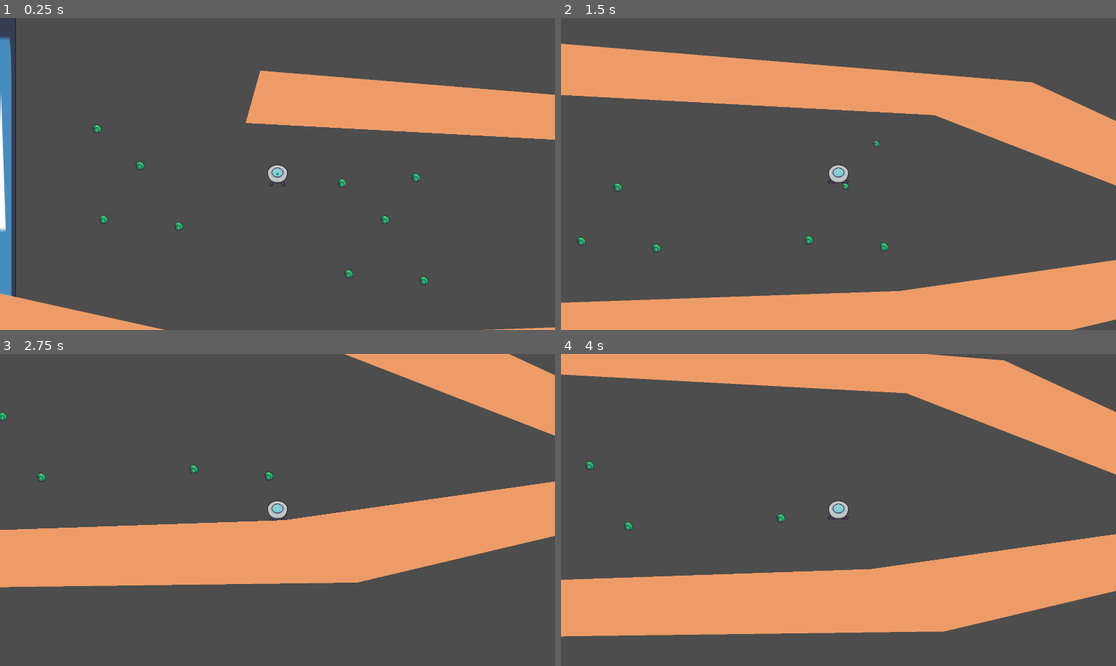
Above: before the commit, frames 1-4 (two rows, left to right).
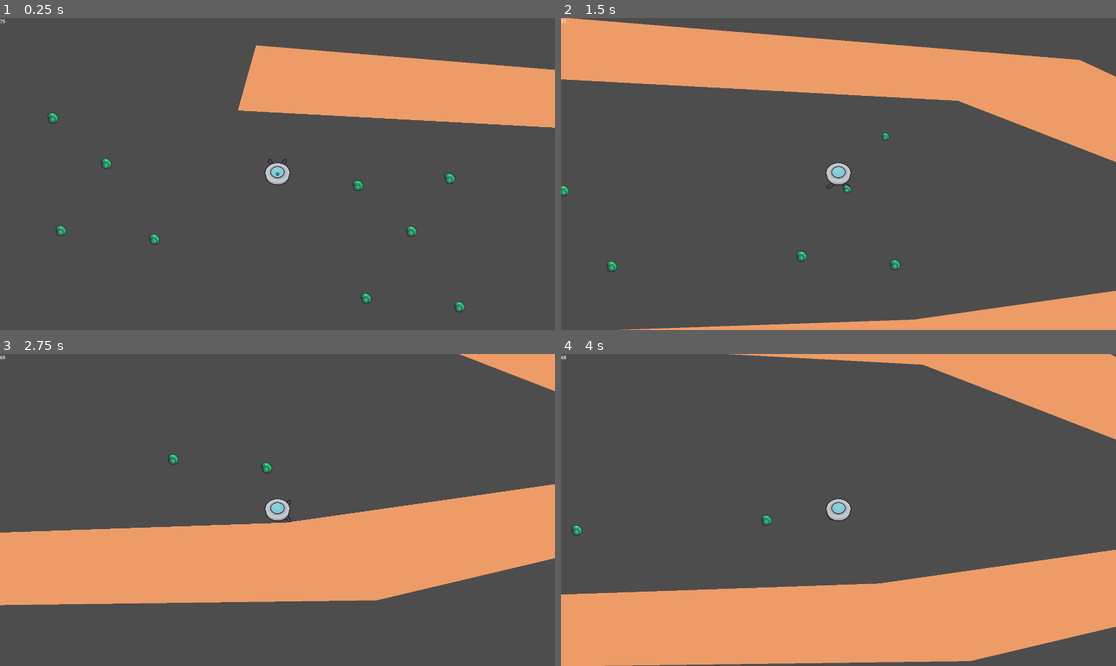
Above: after the commit, the same moments.

Repository: SubSage/BIGMODEJAM
Game: Godot game, scene res://world.tscn
Two runs of this game, one before a commit and one after it. Both use one fixed random seed, a clock stepped at 60 frames per second and the inputs below. The engine's default icon, where the game draws it, is replaced by a stand-in: a white triangle on a blue panel in a dark square.
Inputs:
- Up to frame 1 (0.25 s): no input
- Up to frame 2 (1.5 s): hold D (move_right) 0.53-1.28 s; tap Shift (dash) at 0.6 s; hold S (move_down) from 1.28 s (still down); tap Space (fire) at 1.35 s
- Up to frame 3 (2.75 s): release S (move_down) at 2.03 s; hold D (move_right) from 2.03 s (still down); tap F (switch_mode) at 2.1 s
- Up to frame 4 (4 s): release D (move_right) at 2.78 s; hold W (move_up) 2.78-3.53 s; tap Shift (dash) at 2.85 s; hold A (move_left) from 3.53 s (still down); hold Space (fire) from 3.53 s (still down)

The runs differ from the first frame. In frame 1, 12% of the frame differs, in the area x 0-100%, y 0-100%; in frame 2, 25%; in frame 3, 12%; in frame 4, 28%.

Commit message:
slight clean up

Diff:
--- /dev/null
+++ b/src/ui/ui.gd
@@ -0,0 +1,11 @@
+extends CanvasLayer
+
+
+# Called when the node enters the scene tree for the first time.
+func _ready():
+	pass # Replace with function body.
+
+
+# Called every frame. 'delta' is the elapsed time since the previous frame.
+func _process(delta):
+	$Label.text = str(get_tree().get_nodes_in_group("debris").size())
--- a/src/ui/ui.tscn
+++ b/src/ui/ui.tscn
@@ -1,15 +1,15 @@
-[gd_scene format=3 uid="uid://ce0kgcudq57vq"]
+[gd_scene load_steps=2 format=3 uid="uid://ce0kgcudq57vq"]
 
-[node name="UI" type="Control"]
-layout_mode = 3
-anchors_preset = 15
-anchor_right = 1.0
-anchor_bottom = 1.0
-grow_horizontal = 2
-grow_vertical = 2
+[ext_resource type="Script" path="res://ui/ui.gd" id="1_mpblo"]
+
+[node name="UI" type="CanvasLayer"]
+script = ExtResource("1_mpblo")
 
 [node name="TextureProgressBar" type="TextureProgressBar" parent="."]
-layout_mode = 0
 offset_right = 40.0
 offset_bottom = 40.0
 fill_mode = 3
+
+[node name="Label" type="Label" parent="."]
+offset_right = 40.0
+offset_bottom = 23.0
--- /dev/null
+++ b/src/units/bullet/bullets.gd
@@ -0,0 +1,9 @@
+extends Node2D
+
+var direction
+var speed
+
+
+
+func _process(delta):
+	pass
--- /dev/null
+++ b/src/units/bullet/bullets.tscn
@@ -0,0 +1,10 @@
+[gd_scene load_steps=3 format=3 uid="uid://1ie28vhjbsdc"]
+
+[ext_resource type="Script" path="res://units/bullet/bullets.gd" id="1_huqcw"]
+[ext_resource type="Texture2D" uid="uid://dmdvtw3rmhfu" path="res://assets/garbage_sprites/weird_booger.png" id="2_f6ren"]
+
+[node name="bullets" type="Node2D"]
+script = ExtResource("1_huqcw")
+
+[node name="WeirdBooger" type="Sprite2D" parent="."]
+texture = ExtResource("2_f6ren")
--- a/src/units/debris/debris.tscn
+++ b/src/units/debris/debris.tscn
@@ -6,7 +6,7 @@
 [sub_resource type="CircleShape2D" id="CircleShape2D_wustb"]
 radius = 14.0
 
-[node name="debris" type="Node2D"]
+[node name="debris" type="Node2D" groups=["debris"]]
 script = ExtResource("1_e7v18")
 
 [node name="Icon6" type="Sprite2D" parent="."]
--- a/src/units/player/player.gd
+++ b/src/units/player/player.gd
@@ -13,15 +13,19 @@
 var dash_reduction = dash_speed_max * 3
 var radius_indicator_min = .25
 var radius_indicator_max = 1.0
-
+var rotation_speed = .5
 var ammo = 0
 
 func _physics_process(delta):
 	var direction = Input.get_vector("move_left","move_right","move_up","move_down")
 	var fire_strength = Input.get_action_strength("fire")
 
+	if direction.length() > .1:
+		animate(direction)
+
 	dash_speed -= dash_reduction * delta
 	dash_speed = clamp(dash_speed, 0, dash_speed_max)
+
 	if Input.is_action_just_pressed("dash"):
 		dash_speed = dash_speed_max
 
@@ -42,7 +46,7 @@
 		mode_enum.combat:
 			velocity = direction * combat_speed
 
-	$radius_indicator.rotate(.5*delta)
+	$radius_indicator.rotate(rotation_speed * delta)
 	move_and_slide()
 
 
@@ -50,3 +54,33 @@
 	if area.owner is Debris:
 		area.owner.collected()
 		ammo += 1
+
+func animate(direction):
+	var orientation = (snapped(rad_to_deg(direction.angle()), 45)/45) as int
+	match orientation:
+		0:
+			$visual.play("right")
+			$visual.flip_h = false
+		1:
+			$visual.play("down_right")
+			$visual.flip_h = false
+		2:
+			$visual.play("down")
+			$visual.flip_h = false
+		3:
+			$visual.play("down_right")
+			$visual.flip_h = true
+		4:
+			$visual.play("right")
+			$visual.flip_h = true
+		-1:
+			$visual.play("up_right")
+			$visual.flip_h = false
+		-2:
+			$visual.play("up")
+			$visual.flip_h = false
+		-3:
+			$visual.play("up_right")
+			$visual.flip_h = true
+
+#	pointing right is 0 degress screendownward is 90 deg
--- a/src/units/player/player.tscn
+++ b/src/units/player/player.tscn
@@ -1,59 +1,247 @@
-[gd_scene load_steps=13 format=3 uid="uid://bddet3ydv6spm"]
+[gd_scene load_steps=37 format=3 uid="uid://bddet3ydv6spm"]
 
 [ext_resource type="Script" path="res://units/player/player.gd" id="1_5gs8p"]
 [ext_resource type="Texture2D" uid="uid://dgj45bbpndtg4" path="res://units/player/noun_circle_dash_pattern_1473951.svg" id="2_cmxhf"]
-[ext_resource type="Texture2D" uid="uid://dll1oyb820vxn" path="res://units/player/draft_85x85_down.png" id="3_q34ac"]
+[ext_resource type="Texture2D" uid="uid://bkwc0phgpoj2x" path="res://units/player/spritesheet_3.png" id="3_qe10f"]
 
 [sub_resource type="CircleShape2D" id="CircleShape2D_7813e"]
 radius = 32.0
 
-[sub_resource type="AtlasTexture" id="AtlasTexture_qgrnv"]
-atlas = ExtResource("3_q34ac")
+[sub_resource type="AtlasTexture" id="AtlasTexture_fonrw"]
+atlas = ExtResource("3_qe10f")
+region = Rect2(0, 255, 85, 85)
+
+[sub_resource type="AtlasTexture" id="AtlasTexture_hpd7o"]
+atlas = ExtResource("3_qe10f")
+region = Rect2(85, 255, 85, 85)
+
+[sub_resource type="AtlasTexture" id="AtlasTexture_x0n57"]
+atlas = ExtResource("3_qe10f")
+region = Rect2(170, 255, 85, 85)
+
+[sub_resource type="AtlasTexture" id="AtlasTexture_br7of"]
+atlas = ExtResource("3_qe10f")
+region = Rect2(255, 255, 85, 85)
+
+[sub_resource type="AtlasTexture" id="AtlasTexture_3vu0y"]
+atlas = ExtResource("3_qe10f")
+region = Rect2(340, 255, 85, 85)
+
+[sub_resource type="AtlasTexture" id="AtlasTexture_c7gol"]
+atlas = ExtResource("3_qe10f")
+region = Rect2(425, 255, 85, 85)
+
+[sub_resource type="AtlasTexture" id="AtlasTexture_j8gu4"]
+atlas = ExtResource("3_qe10f")
 region = Rect2(0, 0, 85, 85)
 
-[sub_resource type="AtlasTexture" id="AtlasTexture_pw3j1"]
-atlas = ExtResource("3_q34ac")
+[sub_resource type="AtlasTexture" id="AtlasTexture_6vw42"]
+atlas = ExtResource("3_qe10f")
 region = Rect2(85, 0, 85, 85)
 
-[sub_resource type="AtlasTexture" id="AtlasTexture_426n8"]
-atlas = ExtResource("3_q34ac")
+[sub_resource type="AtlasTexture" id="AtlasTexture_48t8m"]
+atlas = ExtResource("3_qe10f")
 region = Rect2(170, 0, 85, 85)
 
-[sub_resource type="AtlasTexture" id="AtlasTexture_23b2o"]
-atlas = ExtResource("3_q34ac")
+[sub_resource type="AtlasTexture" id="AtlasTexture_umtj2"]
+atlas = ExtResource("3_qe10f")
 region = Rect2(255, 0, 85, 85)
 
-[sub_resource type="AtlasTexture" id="AtlasTexture_kx5kv"]
-atlas = ExtResource("3_q34ac")
+[sub_resource type="AtlasTexture" id="AtlasTexture_yiikc"]
+atlas = ExtResource("3_qe10f")
 region = Rect2(340, 0, 85, 85)
 
-[sub_resource type="AtlasTexture" id="AtlasTexture_f7320"]
-atlas = ExtResource("3_q34ac")
+[sub_resource type="AtlasTexture" id="AtlasTexture_ieqx6"]
+atlas = ExtResource("3_qe10f")
 region = Rect2(425, 0, 85, 85)
+
+[sub_resource type="AtlasTexture" id="AtlasTexture_0xb5k"]
+atlas = ExtResource("3_qe10f")
+region = Rect2(0, 170, 85, 85)
+
+[sub_resource type="AtlasTexture" id="AtlasTexture_5mhqx"]
+atlas = ExtResource("3_qe10f")
+region = Rect2(85, 170, 85, 85)
+
+[sub_resource type="AtlasTexture" id="AtlasTexture_avmpr"]
+atlas = ExtResource("3_qe10f")
+region = Rect2(170, 170, 85, 85)
+
+[sub_resource type="AtlasTexture" id="AtlasTexture_1jwga"]
+atlas = ExtResource("3_qe10f")
+region = Rect2(255, 170, 85, 85)
+
+[sub_resource type="AtlasTexture" id="AtlasTexture_dptsq"]
+atlas = ExtResource("3_qe10f")
+region = Rect2(340, 170, 85, 85)
+
+[sub_resource type="AtlasTexture" id="AtlasTexture_nn7ve"]
+atlas = ExtResource("3_qe10f")
+region = Rect2(425, 170, 85, 85)
+
+[sub_resource type="AtlasTexture" id="AtlasTexture_goiv6"]
+atlas = ExtResource("3_qe10f")
+region = Rect2(0, 340, 85, 85)
+
+[sub_resource type="AtlasTexture" id="AtlasTexture_qbjax"]
+atlas = ExtResource("3_qe10f")
+region = Rect2(85, 340, 85, 85)
+
+[sub_resource type="AtlasTexture" id="AtlasTexture_bp4cp"]
+atlas = ExtResource("3_qe10f")
+region = Rect2(170, 340, 85, 85)
+
+[sub_resource type="AtlasTexture" id="AtlasTexture_xoews"]
+atlas = ExtResource("3_qe10f")
+region = Rect2(255, 340, 85, 85)
+
+[sub_resource type="AtlasTexture" id="AtlasTexture_p625j"]
+atlas = ExtResource("3_qe10f")
+region = Rect2(340, 340, 85, 85)
+
+[sub_resource type="AtlasTexture" id="AtlasTexture_errbs"]
+atlas = ExtResource("3_qe10f")
+region = Rect2(425, 340, 85, 85)
+
+[sub_resource type="AtlasTexture" id="AtlasTexture_kqqmk"]
+atlas = ExtResource("3_qe10f")
+region = Rect2(0, 85, 85, 85)
+
+[sub_resource type="AtlasTexture" id="AtlasTexture_q5xig"]
+atlas = ExtResource("3_qe10f")
+region = Rect2(85, 85, 85, 85)
+
+[sub_resource type="AtlasTexture" id="AtlasTexture_rwvxa"]
+atlas = ExtResource("3_qe10f")
+region = Rect2(170, 85, 85, 85)
+
+[sub_resource type="AtlasTexture" id="AtlasTexture_qgx3h"]
+atlas = ExtResource("3_qe10f")
+region = Rect2(255, 85, 85, 85)
+
+[sub_resource type="AtlasTexture" id="AtlasTexture_5c6pj"]
+atlas = ExtResource("3_qe10f")
+region = Rect2(340, 85, 85, 85)
+
+[sub_resource type="AtlasTexture" id="AtlasTexture_oy83s"]
+atlas = ExtResource("3_qe10f")
+region = Rect2(425, 85, 85, 85)
 
 [sub_resource type="SpriteFrames" id="SpriteFrames_ugd2a"]
 animations = [{
 "frames": [{
 "duration": 1.0,
-"texture": SubResource("AtlasTexture_qgrnv")
-}, {
-"duration": 1.0,
-"texture": SubResource("AtlasTexture_pw3j1")
-}, {
-"duration": 1.0,
-"texture": SubResource("AtlasTexture_426n8")
-}, {
-"duration": 1.0,
-"texture": SubResource("AtlasTexture_23b2o")
-}, {
-"duration": 1.0,
-"texture": SubResource("AtlasTexture_kx5kv")
-}, {
-"duration": 1.0,
-"texture": SubResource("AtlasTexture_f7320")
-}],
-"loop": true,
-"name": &"default",
+"texture": SubResource("AtlasTexture_fonrw")
+}, {
+"duration": 1.0,
+"texture": SubResource("AtlasTexture_hpd7o")
+}, {
+"duration": 1.0,
+"texture": SubResource("AtlasTexture_x0n57")
+}, {
+"duration": 1.0,
+"texture": SubResource("AtlasTexture_br7of")
+}, {
+"duration": 1.0,
+"texture": SubResource("AtlasTexture_3vu0y")
+}, {
+"duration": 1.0,
+"texture": SubResource("AtlasTexture_c7gol")
+}],
+"loop": true,
+"name": &"down",
+"speed": 12.0
+}, {
+"frames": [{
+"duration": 1.0,
+"texture": SubResource("AtlasTexture_j8gu4")
+}, {
+"duration": 1.0,
+"texture": SubResource("AtlasTexture_6vw42")
+}, {
+"duration": 1.0,
+"texture": SubResource("AtlasTexture_48t8m")
+}, {
+"duration": 1.0,
+"texture": SubResource("AtlasTexture_umtj2")
+}, {
+"duration": 1.0,
+"texture": SubResource("AtlasTexture_yiikc")
+}, {
+"duration": 1.0,
+"texture": SubResource("AtlasTexture_ieqx6")
+}],
+"loop": true,
+"name": &"down_right",
+"speed": 12.0
+}, {
+"frames": [{
+"duration": 1.0,
+"texture": SubResource("AtlasTexture_0xb5k")
+}, {
+"duration": 1.0,
+"texture": SubResource("AtlasTexture_5mhqx")
+}, {
+"duration": 1.0,
+"texture": SubResource("AtlasTexture_avmpr")
+}, {
+"duration": 1.0,
+"texture": SubResource("AtlasTexture_1jwga")
+}, {
+"duration": 1.0,
+"texture": SubResource("AtlasTexture_dptsq")
+}, {
+"duration": 1.0,
+"texture": SubResource("AtlasTexture_nn7ve")
+}],
+"loop": true,
+"name": &"right",
+"speed": 12.0
+}, {
+"frames": [{
+"duration": 1.0,
+"texture": SubResource("AtlasTexture_goiv6")
+}, {
+"duration": 1.0,
+"texture": SubResource("AtlasTexture_qbjax")
+}, {
+"duration": 1.0,
+"texture": SubResource("AtlasTexture_bp4cp")
+}, {
+"duration": 1.0,
+"texture": SubResource("AtlasTexture_xoews")
+}, {
+"duration": 1.0,
+"texture": SubResource("AtlasTexture_p625j")
+}, {
+"duration": 1.0,
+"texture": SubResource("AtlasTexture_errbs")
+}],
+"loop": true,
+"name": &"up",
+"speed": 12.0
+}, {
+"frames": [{
+"duration": 1.0,
+"texture": SubResource("AtlasTexture_kqqmk")
+}, {
+"duration": 1.0,
+"texture": SubResource("AtlasTexture_q5xig")
+}, {
+"duration": 1.0,
+"texture": SubResource("AtlasTexture_rwvxa")
+}, {
+"duration": 1.0,
+"texture": SubResource("AtlasTexture_qgx3h")
+}, {
+"duration": 1.0,
+"texture": SubResource("AtlasTexture_5c6pj")
+}, {
+"duration": 1.0,
+"texture": SubResource("AtlasTexture_oy83s")
+}],
+"loop": true,
+"name": &"up_right",
 "speed": 12.0
 }]
 
@@ -75,7 +263,8 @@
 [node name="visual" type="AnimatedSprite2D" parent="."]
 position = Vector2(0, 4)
 sprite_frames = SubResource("SpriteFrames_ugd2a")
-autoplay = "default"
+animation = &"up"
+autoplay = "up"
 
 [node name="vacuum_area" type="Area2D" parent="."]
 
@@ -83,6 +272,6 @@
 shape = SubResource("CircleShape2D_50j2u")
 
 [node name="Camera2D" type="Camera2D" parent="."]
-zoom = Vector2(1.125, 1.125)
+zoom = Vector2(1.4, 1.4)
 
 [connection signal="area_entered" from="vacuum_area" to="." method="_on_vacuum_area_area_entered"]
--- a/src/world.tscn
+++ b/src/world.tscn
@@ -1,12 +1,15 @@
-[gd_scene load_steps=5 format=3 uid="uid://fg1nn5lce4y"]
+[gd_scene load_steps=6 format=3 uid="uid://fg1nn5lce4y"]
 
 [ext_resource type="Script" path="res://units/world/world.gd" id="1_whfs8"]
 [ext_resource type="PackedScene" uid="uid://bddet3ydv6spm" path="res://units/player/player.tscn" id="1_wjib6"]
 [ext_resource type="Texture2D" uid="uid://dv5mf04ttkdgp" path="res://icon.svg" id="2_g76y4"]
+[ext_resource type="PackedScene" uid="uid://ce0kgcudq57vq" path="res://ui/ui.tscn" id="2_rxv01"]
 [ext_resource type="PackedScene" uid="uid://dwskgv7jf04no" path="res://units/debris/debris.tscn" id="3_c86wi"]
 
 [node name="world" type="Node2D"]
 script = ExtResource("1_whfs8")
+
+[node name="UI" parent="." instance=ExtResource("2_rxv01")]
 
 [node name="player" parent="." instance=ExtResource("1_wjib6")]
 
@@ -24,6 +27,46 @@
 color = Color(0.933333, 0.611765, 0.407843, 1)
 polygon = PackedVector2Array(-98, -157, 1305, -81, 2295, 303, 1197, 460, -213, 509, -2256, 58, -1736, 571, -371, 675, 1422, 652, 2737, 341, 1606, -182, -53, -318)
 
+[node name="StaticBody2D2" type="StaticBody2D" parent="."]
+position = Vector2(1816, 1236)
+
+[node name="CollisionPolygon2D" type="CollisionPolygon2D" parent="StaticBody2D2"]
+polygon = PackedVector2Array(-98, -157, 1305, -81, 2295, 303, 1197, 460, -213, 509, -2256, 58, -1736, 571, -371, 675, 1422, 652, 2737, 341, 1606, -182, -53, -318)
+
+[node name="Polygon2D" type="Polygon2D" parent="StaticBody2D2"]
+color = Color(0.933333, 0.611765, 0.407843, 1)
+polygon = PackedVector2Array(-98, -157, 1305, -81, 2295, 303, 1197, 460, -213, 509, -2256, 58, -1736, 571, -371, 675, 1422, 652, 2737, 341, 1606, -182, -53, -318)
+
+[node name="StaticBody2D3" type="StaticBody2D" parent="."]
+position = Vector2(-3404, 1494)
+
+[node name="CollisionPolygon2D" type="CollisionPolygon2D" parent="StaticBody2D3"]
+polygon = PackedVector2Array(-98, -157, 1305, -81, 2295, 303, 1197, 460, -213, 509, -2256, 58, -1736, 571, -371, 675, 1422, 652, 2737, 341, 1606, -182, -53, -318)
+
+[node name="Polygon2D" type="Polygon2D" parent="StaticBody2D3"]
+color = Color(0.933333, 0.611765, 0.407843, 1)
+polygon = PackedVector2Array(-98, -157, 1305, -81, 2295, 303, 1197, 460, -213, 509, -2256, 58, -1736, 571, -371, 675, 1422, 652, 2737, 341, 1606, -182, -53, -318)
+
+[node name="StaticBody2D4" type="StaticBody2D" parent="."]
+position = Vector2(-2984, -1910)
+
+[node name="CollisionPolygon2D" type="CollisionPolygon2D" parent="StaticBody2D4"]
+polygon = PackedVector2Array(-98, -157, 1305, -81, 2295, 303, 1197, 460, -213, 509, -2256, 58, -1736, 571, -371, 675, 1422, 652, 2737, 341, 1606, -182, -53, -318)
+
+[node name="Polygon2D" type="Polygon2D" parent="StaticBody2D4"]
+color = Color(0.933333, 0.611765, 0.407843, 1)
+polygon = PackedVector2Array(-98, -157, 1305, -81, 2295, 303, 1197, 460, -213, 509, -2256, 58, -1736, 571, -371, 675, 1422, 652, 2737, 341, 1606, -182, -53, -318)
+
+[node name="StaticBody2D5" type="StaticBody2D" parent="."]
+position = Vector2(3974, -1323)
+
+[node name="CollisionPolygon2D" type="CollisionPolygon2D" parent="StaticBody2D5"]
+polygon = PackedVector2Array(-98, -157, 1305, -81, 2295, 303, 1197, 460, -213, 509, -2256, 58, -1736, 571, -371, 675, 1422, 652, 2737, 341, 1606, -182, -53, -318)
+
+[node name="Polygon2D" type="Polygon2D" parent="StaticBody2D5"]
+color = Color(0.933333, 0.611765, 0.407843, 1)
+polygon = PackedVector2Array(-98, -157, 1305, -81, 2295, 303, 1197, 460, -213, 509, -2256, 58, -1736, 571, -371, 675, 1422, 652, 2737, 341, 1606, -182, -53, -318)
+
 [node name="debris" parent="." instance=ExtResource("3_c86wi")]
 
 [node name="debris2" parent="." instance=ExtResource("3_c86wi")]
@@ -68,6 +111,126 @@
 [node name="debris15" parent="." instance=ExtResource("3_c86wi")]
 position = Vector2(899, 25)
 
+[node name="debris36" parent="." instance=ExtResource("3_c86wi")]
+position = Vector2(1993, -567)
+
+[node name="debris37" parent="." instance=ExtResource("3_c86wi")]
+position = Vector2(1898, -437)
+
+[node name="debris38" parent="." instance=ExtResource("3_c86wi")]
+position = Vector2(2017, -250)
+
+[node name="debris39" parent="." instance=ExtResource("3_c86wi")]
+position = Vector2(1786, -271)
+
+[node name="debris40" parent="." instance=ExtResource("3_c86wi")]
+position = Vector2(1766, -550)
+
+[node name="debris41" parent="." instance=ExtResource("3_c86wi")]
+position = Vector2(2869, -226)
+
+[node name="debris42" parent="." instance=ExtResource("3_c86wi")]
+position = Vector2(2774, -96)
+
+[node name="debris43" parent="." instance=ExtResource("3_c86wi")]
+position = Vector2(2893, 91)
+
+[node name="debris44" parent="." instance=ExtResource("3_c86wi")]
+position = Vector2(2662, 70)
+
+[node name="debris45" parent="." instance=ExtResource("3_c86wi")]
+position = Vector2(2642, -209)
+
+[node name="debris46" parent="." instance=ExtResource("3_c86wi")]
+position = Vector2(3179, 474)
+
+[node name="debris47" parent="." instance=ExtResource("3_c86wi")]
+position = Vector2(3084, 604)
+
+[node name="debris48" parent="." instance=ExtResource("3_c86wi")]
+position = Vector2(3203, 791)
+
+[node name="debris49" parent="." instance=ExtResource("3_c86wi")]
+position = Vector2(2972, 770)
+
+[node name="debris50" parent="." instance=ExtResource("3_c86wi")]
+position = Vector2(2952, 491)
+
+[node name="debris51" parent="." instance=ExtResource("3_c86wi")]
+position = Vector2(1253, 1004)
+
+[node name="debris52" parent="." instance=ExtResource("3_c86wi")]
+position = Vector2(1158, 1134)
+
+[node name="debris53" parent="." instance=ExtResource("3_c86wi")]
+position = Vector2(1277, 1321)
+
+[node name="debris54" parent="." instance=ExtResource("3_c86wi")]
+position = Vector2(1046, 1300)
+
+[node name="debris55" parent="." instance=ExtResource("3_c86wi")]
+position = Vector2(1026, 1021)
+
+[node name="debris56" parent="." instance=ExtResource("3_c86wi")]
+position = Vector2(-1185, 919)
+
+[node name="debris57" parent="." instance=ExtResource("3_c86wi")]
+position = Vector2(-1280, 1049)
+
+[node name="debris58" parent="." instance=ExtResource("3_c86wi")]
+position = Vector2(-1161, 1236)
+
+[node name="debris59" parent="." instance=ExtResource("3_c86wi")]
+position = Vector2(-1392, 1215)
+
+[node name="debris60" parent="." instance=ExtResource("3_c86wi")]
+position = Vector2(-1412, 936)
+
+[node name="debris61" parent="." instance=ExtResource("3_c86wi")]
+position = Vector2(-2604, 609)
+
+[node name="debris62" parent="." instance=ExtResource("3_c86wi")]
+position = Vector2(-2699, 739)
+
+[node name="debris63" parent="." instance=ExtResource("3_c86wi")]
+position = Vector2(-2580, 926)
+
+[node name="debris64" parent="." instance=ExtResource("3_c86wi")]
+position = Vector2(-2811, 905)
+
+[node name="debris65" parent="." instance=ExtResource("3_c86wi")]
+position = Vector2(-2831, 626)
+
+[node name="debris66" parent="." instance=ExtResource("3_c86wi")]
+position = Vector2(-2882, -496)
+
+[node name="debris67" parent="." instance=ExtResource("3_c86wi")]
+position = Vector2(-2977, -366)
+
+[node name="debris68" parent="." instance=ExtResource("3_c86wi")]
+position = Vector2(-2858, -179)
+
+[node name="debris69" parent="." instance=ExtResource("3_c86wi")]
+position = Vector2(-3089, -200)
+
+[node name="debris70" parent="." instance=ExtResource("3_c86wi")]
+position = Vector2(-3109, -479)
+
+[node name="debris71" parent="." instance=ExtResource("3_c86wi")]
+position = Vector2(-1522, -976)
+
+[node name="debris72" parent="." instance=ExtResource("3_c86wi")]
+position = Vector2(-1617, -846)
+
+[node name="debris73" parent="." instance=ExtResource("3_c86wi")]
+position = Vector2(-1498, -659)
+
+[node name="debris74" parent="." instance=ExtResource("3_c86wi")]
+position = Vector2(-1729, -680)
+
+[node name="debris75" parent="." instance=ExtResource("3_c86wi")]
+position = Vector2(-1749, -959)
+
 [node name="debris16" parent="." instance=ExtResource("3_c86wi")]
 position = Vector2(-1042, -250)
 
Binary file added: src/units/player/spritesheet_3.png
Not shown, changed: .gitignore
